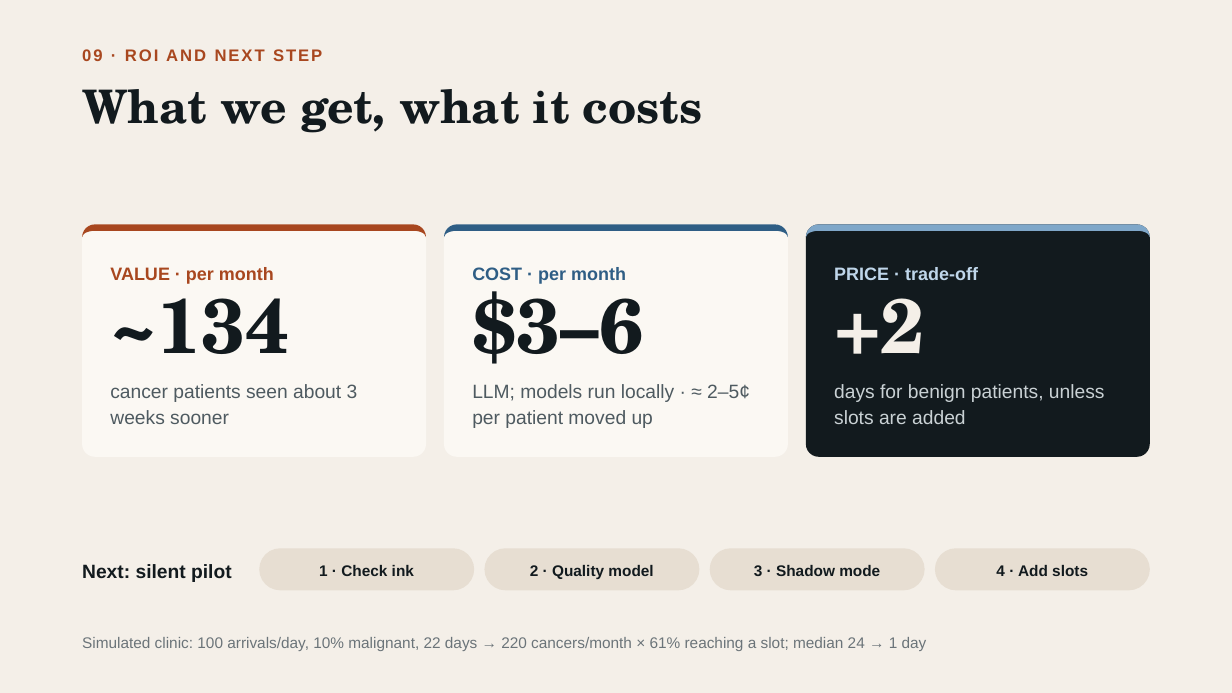
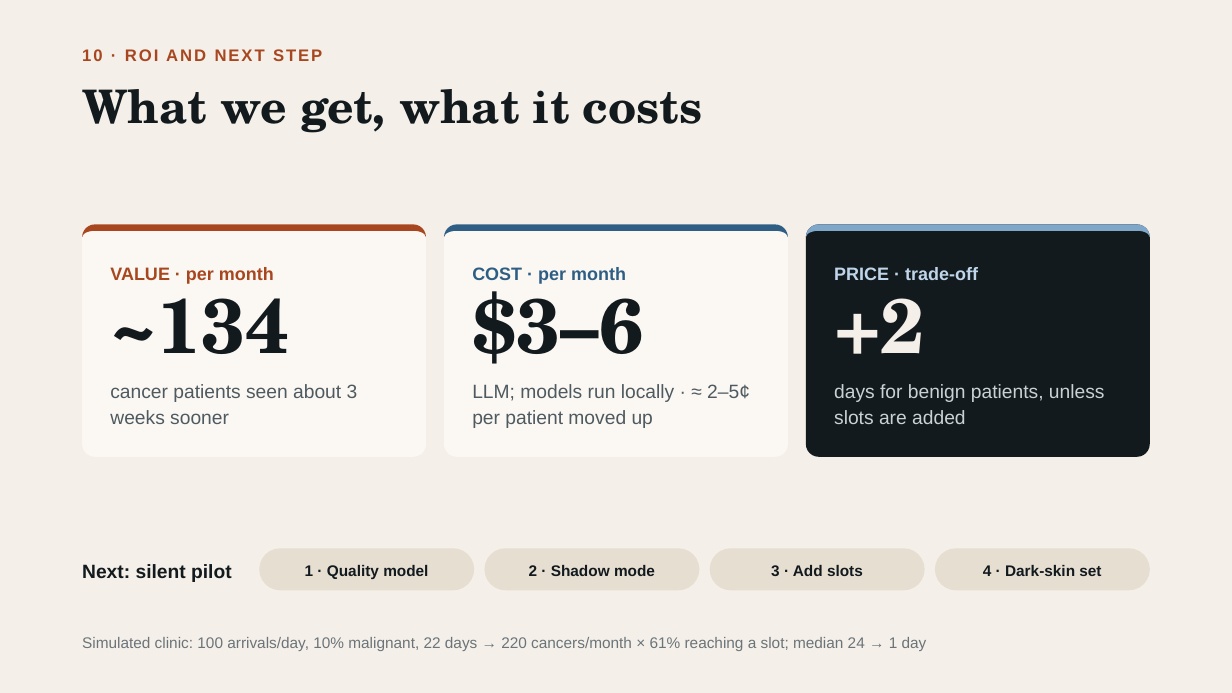
Before and after one commit to IfatDav/skin-lesion-assistant, a slide deck: slide 10 of Presentation/Skin Lesion Triage.pptx (slide 9 before the commit). Drawn at 1232x693 pixels with LibreOffice and Linux fonts; fonts in the diff are those of the drawing. Boxes give left, top, right and bottom in pixels: in the first picture for what was removed or moved away, otherwise in the second. Text is boxed around its words. In the diff, an @@ line names an element or a change of style, - is before the commit and + after.

```diff
--- a/Presentation/Skin Lesion Triage.pptx
+++ b/Presentation/Skin Lesion Triage.pptx
@@ text at <box>82,49,322,61</box>: text changed @@
-09 · ROI AND NEXT STEP
+10 · ROI AND NEXT STEP
@@ text in rounded rectangle at <box>305,565,428,579</box>: text changed @@
-1 · Check ink
+1 · Quality model
@@ text in rounded rectangle at <box>529,565,655,576</box>: text changed @@
-2 · Quality model
+2 · Shadow mode
@@ text in rounded rectangle at <box>771,565,863,576</box>: text changed @@
-3 · Shadow mode
+3 · Add slots
@@ text in rounded rectangle at <box>983,565,1101,576</box>: text changed @@
-4 · Add slots
+4 · Dark-skin set
```
Also in this commit, not shown: 5 other slides changed, 1 slide added.
